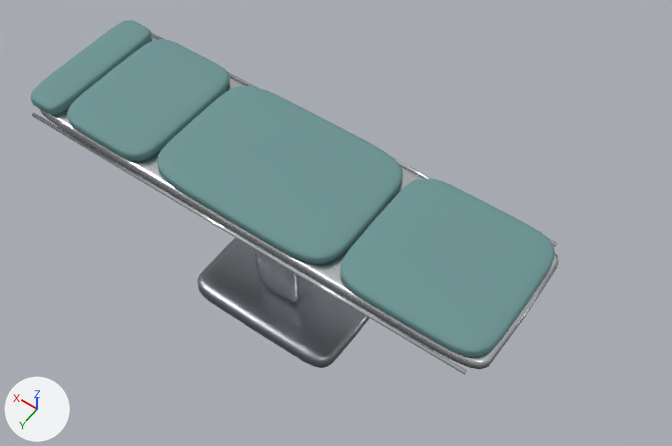
The glTF model assets/models/props/operating_table.glb as it was, and as the next commit left it.
Before and after are seen from a 50 mm lens placed at (-1.44, 1.67, 3.32), pointed at (-0.16, -0.12, 0.5). Lighting does not change. The marker at lower left points along +X, +Y and +Z. The picture after the commit comes second. Vertices at exactly the same position are counted once.

Objects in the first picture: 'Base', 'Column', 'Frame', 'Pads', 'Rails'.
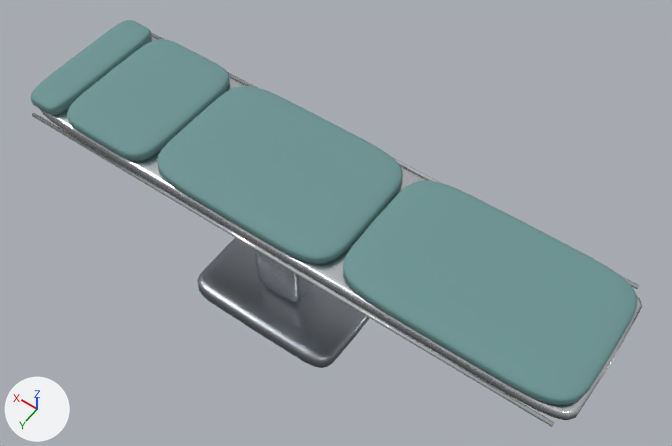
Location of each change, (x1, y1, x2, y2) in pixels of the pictures (672 x 446 px; the box of a moved part takes in the faces that stretch with it):
'Pads', reshaped (16% wider, 14% taller): before (30, 20, 555, 357); after (30, 20, 637, 405)
'Frame', moved, rescaled (mostly hidden): before (40, 38, 559, 369); after (40, 39, 642, 420)
'Rails', moved, rescaled (16% wider, 15% taller): before (32, 33, 557, 375); after (32, 33, 639, 427)
part 2 of me_pads, moved or reshaped: before (340, 178, 555, 357); after (343, 180, 637, 405)

The edits, one by one:
me_frame is used by ob_frame; location (0.0, 0.0, 0.0).
me_frame had 288 vertices, 528 faces and spanned x -1.0..1.0, y -0.28..0.28, z 0.75..0.8.
me_frame now has 288 vertices, 528 faces and spans x -1.3..1.0, y -0.28..0.28, z 0.75..0.8.
me_frame part 1: the whole mesh is scaled about its middle by (1.15, 1, 1), then moved by (-0.15, 0.0, 0.0).
me_pads is used by ob_pads; location (0.0, 0.0, 0.0).
me_pads had 3200 vertices, 6080 faces and spanned x -0.99..1.0, y -0.28..0.28, z 0.79..0.85.
me_pads now has 3200 vertices, 6080 faces and spans x -1.29..1.0, y -0.28..0.28, z 0.79..0.85.
me_pads part 2: the loose piece of 800 vertices spanning x -0.99..-0.41, y -0.28..0.28, z 0.79..0.85 is scaled about its middle by (1.52, 1, 1), then moved by (-0.15, 0.0, 0.0).
me_rails is used by ob_rails; location (0.0, 0.0, 0.0).
me_rails had 36 vertices, 64 faces and spanned x -0.95..0.95, y -0.31..0.31, z 0.77..0.79.
me_rails now has 36 vertices, 64 faces and spans x -1.25..0.95, y -0.31..0.31, z 0.77..0.79.
me_rails part 3: the whole mesh is scaled about its middle by (1.16, 1, 1), then moved by (-0.15, 0.0, 0.0).
